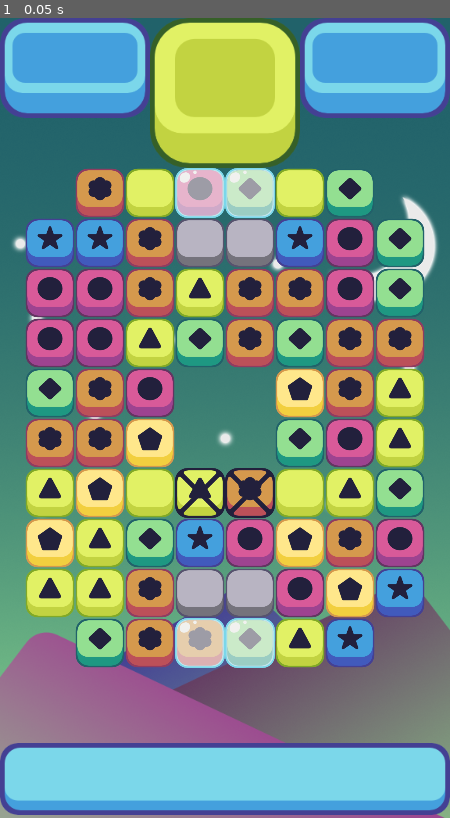
Above: before the commit, frame 1.
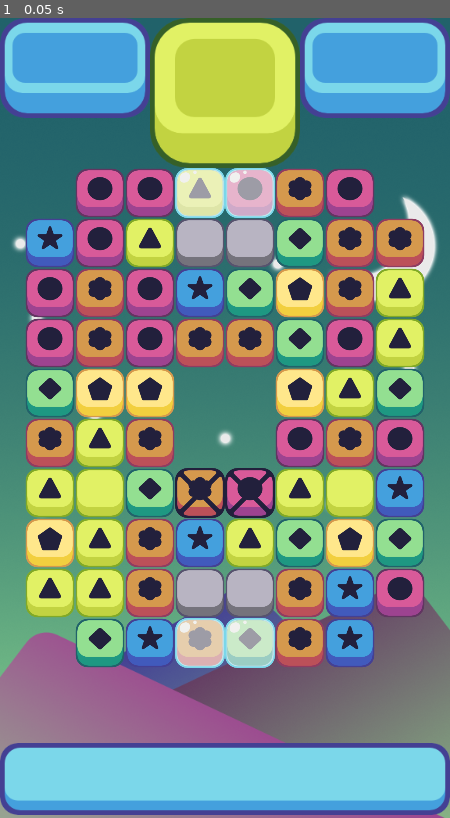
Above: after the commit, the same moment.

Repository: wolflint/Match3Game
Game: Godot game, scene res://scenes/GameWindow.tscn
The game is run twice, just before and just after one commit, with the same random seed, the same clock (stepped at 60 frames per second) and the same inputs.
Inputs:
- Up to frame 1 (0.05 s): no input

The runs differ from the first frame. In frame 1, 25% of the frame differs, in the area x 16-95%, y 18-82%.

Commit message:
I think I fixed the bug

Diff:
--- a/scenes/GameWindow.tscn
+++ b/scenes/GameWindow.tscn
@@ -78,7 +78,7 @@
 ice_spaces = PoolVector2Array( 3, 0, 4, 0, 3, 9, 4, 9 )
 lock_spaces = PoolVector2Array( 3, 3, 4, 3 )
 concrete_spaces = PoolVector2Array( 3, 1, 4, 1, 3, 8, 4, 8 )
-slime_spaces = PoolVector2Array( 2, 3, 5, 3, 2, 9, 5, 9 )
+slime_spaces = PoolVector2Array( 1, 3, 6, 3 )
 
 [node name="IceHolder" type="Node2D" parent="." index="4"]
 
@@ -95,6 +95,7 @@
 [node name="SlimeHolder" type="Node2D" parent="." index="7"]
 
 script = ExtResource( 8 )
+_sections_unfolded = [ "Material" ]
 
 [node name="DestroyTimer" type="Timer" parent="." index="8"]
 
--- a/scripts/Grid.gd
+++ b/scripts/Grid.gd
@@ -69,6 +69,8 @@
 	spawn_locks()
 	spawn_concrete()
 	spawn_slime()
+	print("READY slime_spaces")
+	print(slime_spaces)
 
 func restricted_fill(place):
 	# Check empty pieces
@@ -89,16 +91,21 @@
 #		return true
 	return false
 
+func is_ice_block(place):
+	if is_in_array(ice_spaces, place):
+		return true
+	return false
+
 func is_in_array(array, item):
-	print(array.size())
-	for i in array.size():
-		if array[i] == item:
-			return true
-	return false
+	if array != null:
+		for i in array.size():
+			if array[i] == item:
+				return true
+		return false
+	else:
+		print("array is null")
 
 func remove_from_array(new_array, item):
-	print("NEW_ARRAY")
-	print(new_array)
 	for i in range(new_array.size() -1, -1, -1):
 		if new_array[i] == item:
 			new_array.remove(i)
@@ -461,25 +468,40 @@
 				slime_made = true
 			tracker += 1
 
+func check_restrictions(place):
+	if is_piece_null(place.x, place.y):
+		return true
+	elif restricted_move(place):
+		return true
+	elif restricted_fill(place):
+		return true
+	elif is_ice_block(place):
+		return true
+	else:
+		return false
+
 func find_normal_neighbour(column, row):
 	# Pick random direction
 	var rand_dir = floor(rand_range(0, 3))
 
 	# Check right first
 	if rand_dir == 0 and is_in_grid(Vector2(column + 1, row)):
-		if !is_piece_null(column + 1, row) and !restricted_move(Vector2(column + 1, row)) and !restricted_fill(Vector2(column + 1, row)):
+		if !check_restrictions(Vector2(column + 1, row)):
 			return Vector2(column + 1, row)
 	# Check left
 	if rand_dir == 1 and is_in_grid(Vector2(column - 1, row)):
-		if !is_piece_null(column - 1, row) and !restricted_move(Vector2(column - 1, row)) and !restricted_fill(Vector2(column - 1, row)):
+#		if !is_piece_null(column - 1, row) and !restricted_move(Vector2(column - 1, row)) and !restricted_fill(Vector2(column - 1, row)):
+		if !check_restrictions(Vector2(column - 1, row)):
 			return Vector2(column - 1, row)
 	# Check up
 	if rand_dir == 2 and is_in_grid(Vector2(column, row + 1)):
-		if !is_piece_null(column, row + 1) and !restricted_move(Vector2(column, row + 1)) and !restricted_fill(Vector2(column, row + 1)):
+#		if !is_piece_null(column, row + 1) and !restricted_move(Vector2(column, row + 1)) and !restricted_fill(Vector2(column, row + 1)):
+		if !check_restrictions(Vector2(column, row + 1)):
 			return Vector2(column, row + 1)
 	# Check down
 	if rand_dir == 3 and is_in_grid(Vector2(column, row - 1)):
-		if !is_piece_null(column, row - 1) and !restricted_move(Vector2(column, row - 1)) and !restricted_fill(Vector2(column, row - 1)):
+#		if !is_piece_null(column, row - 1) and !restricted_move(Vector2(column, row - 1)) and !restricted_fill(Vector2(column, row - 1)):
+		if !check_restrictions(Vector2(column, row - 1)):
 			return Vector2(column, row - 1)
 
 func match_all_in_column(column):
@@ -517,3 +539,5 @@
 func _on_SlimeHolder_remove_slime(item):
 	damaged_slime = true
 	slime_spaces = remove_from_array(slime_spaces, item)
+	print("REMOVE slime_spaces")
+	print(slime_spaces)
